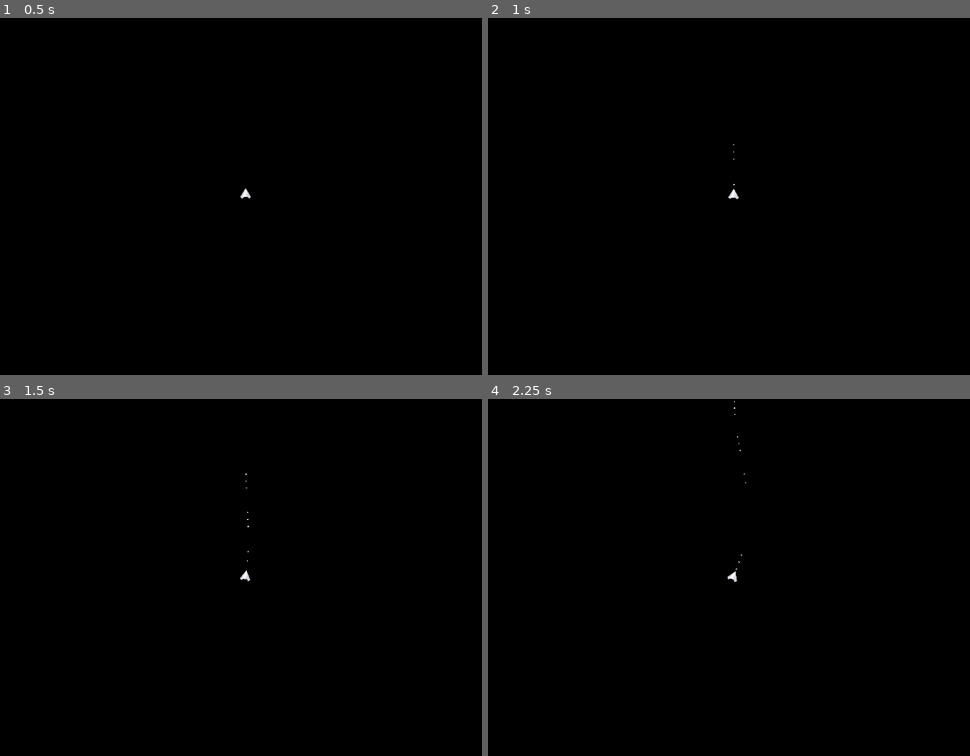
Above: before the commit, frames 1-4 (two rows, left to right).
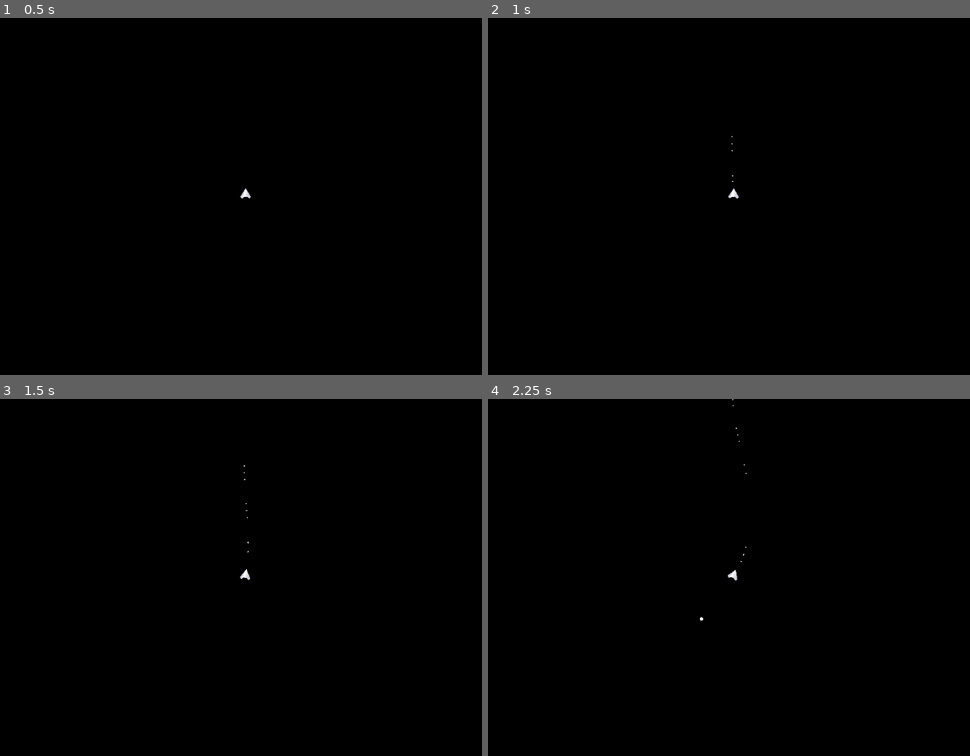
Above: after the commit, the same moments.

Repository: burakalp34/Game-Jam
Game: Godot game, scene res://Scenes/space.tscn
The game is run twice, just before and just after one commit, with the same random seed, the same clock (stepped at 60 frames per second) and the same inputs.
Inputs:
- Up to frame 1 (0.5 s): no input
- Up to frame 2 (1 s): tap Enter (ui_accept) at 0.5, 0.77 s; hold D (Turn Right) from 0.53 s (still down); hold Space (Shoot) from 0.53 s (still down)
- Up to frame 3 (1.5 s): keep holding D (Turn Right); tap Enter (ui_accept) at 1.25 s; release Space (Shoot) at 1.28 s; tap Space (Shoot) at 1.35 s
- Up to frame 4 (2.25 s): tap Enter (ui_accept) at 1.52 s; release D (Turn Right) at 2.03 s; hold A (Turn Left) from 2.03 s (still down); hold Space (Shoot) from 2.03 s (still down)

Frame 1 is identical in both runs. In frame 2, less than 0.1% of the frame differs, in the area x 49-53%, y 32-51%; in frame 3, less than 0.1%; in frame 4, less than 0.1%, in the area x 43-54%, y 0-63%.

Commit message:
Asteroid Fix

Diff:
--- a/Scenes/asteroid.tscn
+++ b/Scenes/asteroid.tscn
@@ -6,6 +6,7 @@
 radius = 32.0
 
 [node name="Asteroid" type="RigidBody2D"]
+gravity_scale = 0.0
 
 [node name="Sprite2D" type="Sprite2D" parent="."]
 scale = Vector2(0.5, 0.5)
--- a/Scripts/GameController.gd
+++ b/Scripts/GameController.gd
@@ -3,7 +3,7 @@
 @onready var player = $Spaceship
 @onready var asteroid = preload("res://Scenes/asteroid.tscn")
 
-var asteroidSpawnRadius = 2000
+var asteroidSpawnRadius = 500
 var defaultCooldown = 2
 var asteroidSpawnCooldown = 2
 var asteroidForce = 10
@@ -36,6 +36,7 @@
 	var dirVector = (secondPos - firstPos).normalized()
 
 	var go = asteroid.instantiate()
-	go.apply_impulse(secondPos * asteroidForce, firstPos)
+	go.global_position = firstPos
+	go.apply_impulse(dirVector * asteroidForce)
 	add_child(go)
 	print("Asteroid!")
--- a/Scripts/SpaceshipController.gd
+++ b/Scripts/SpaceshipController.gd
@@ -46,7 +46,8 @@
 		canShoot = false
 
 		var go = bullet.instantiate()
-		go.apply_impulse(-transform.y * bulletForce, bulletPos.global_position)
+		go.global_position = bulletPos.global_position
+		go.apply_impulse(-transform.y * bulletForce)
 		add_child(go)
 		print("Shoot!")
 
